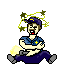
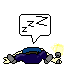
The second (64, 64) image is a revision of the first. Changes to its layers:
hid "2" (3rd of 5, in "Dying") over [7, 10, 57, 64]
added layer "Layer 1 copy" in group "Dying" over [3, 14, 64, 64]
